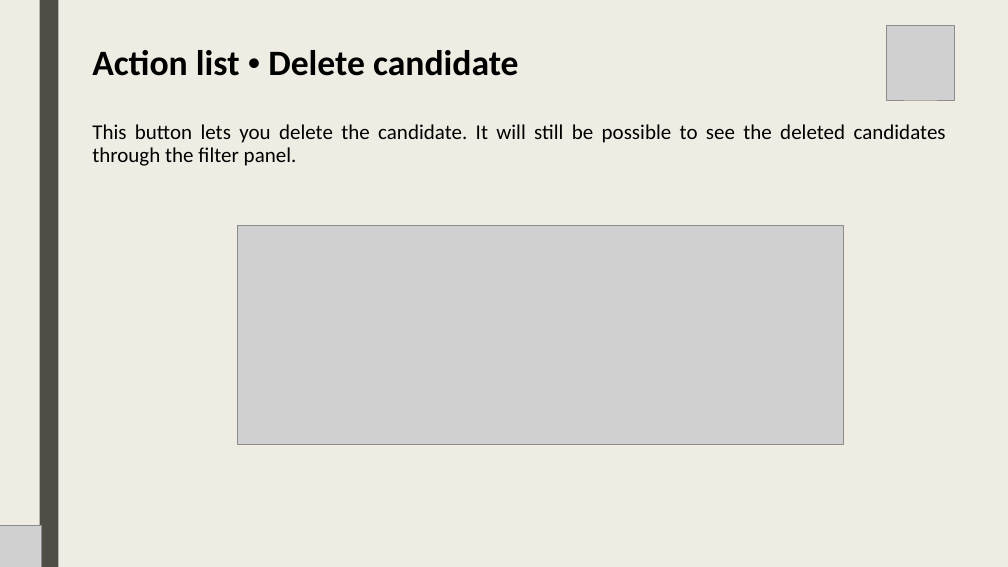
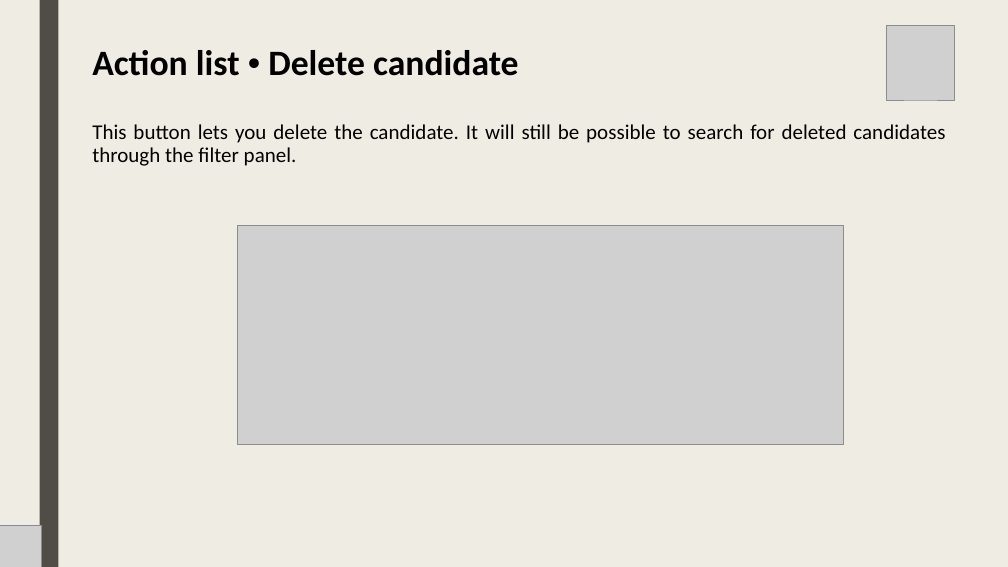
Before and after one commit to lt-scuolalavoro/suit, a slide deck: slide 12 of resources/EN - Suit Database + Backup Slides.pptx. Drawn at 1008x567 pixels with LibreOffice and Linux fonts; fonts in the diff are those of the drawing; grey boxes stand for pictures. Boxes give left, top, right and bottom in pixels: in the first picture for what was removed or moved away, otherwise in the second. Text is boxed around its words. In the diff, an @@ line names an element or a change of style, - is before the commit and + after.

```diff
--- a/resources/EN - Suit Database + Backup Slides.pptx
+++ b/resources/EN - Suit Database + Backup Slides.pptx
@@ text at <box>92,124,945,166</box>: text changed @@
-This button lets you delete the candidate. It will still be possible to see the deleted candidates through the filter panel.
+This button lets you delete the candidate. It will still be possible to search for deleted candidates through the filter panel.
```
Also in this commit, not shown: 7 other slides changed, 1 other file.
